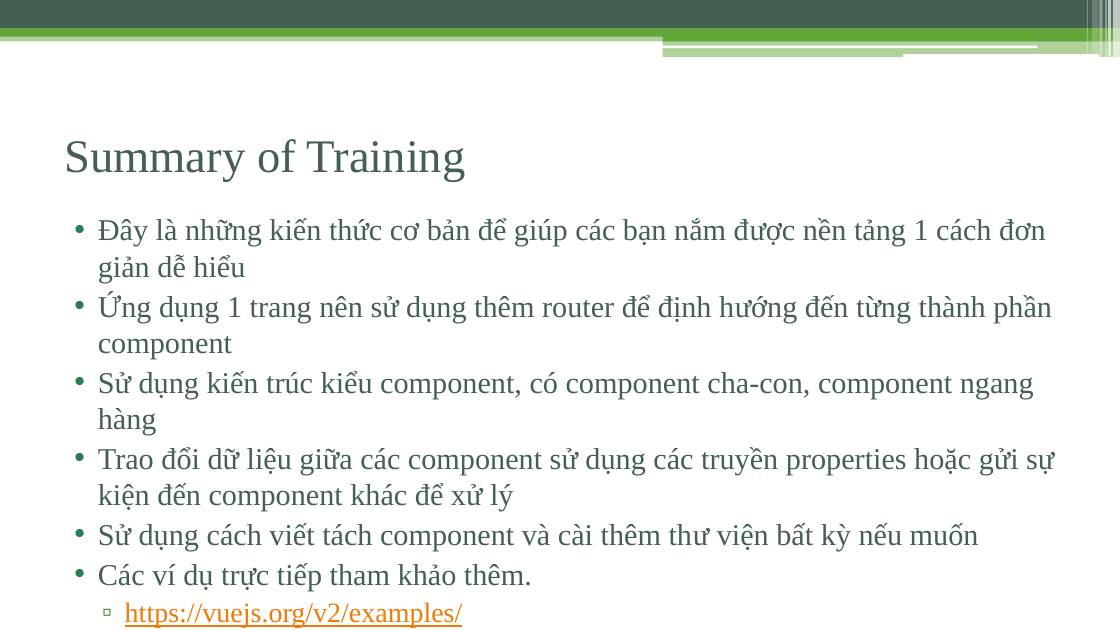
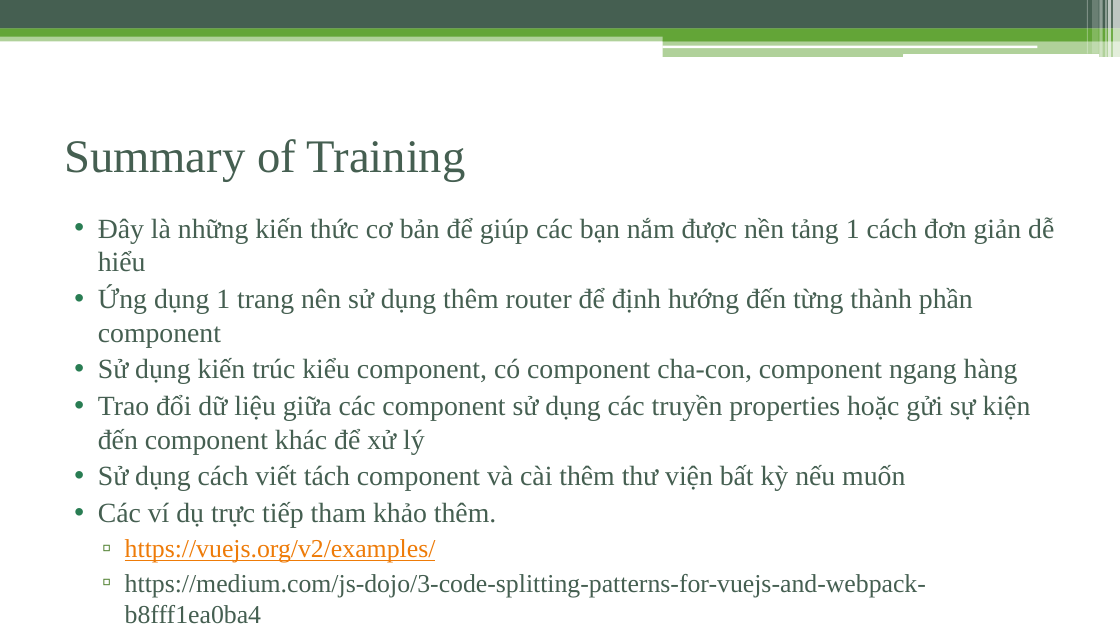
Before and after one commit to phamtuanchip/7dayswithvuejs, a slide deck: slide 49 of vuejs-2.0.pptx (slide 48 before the commit). Drawn at 1120x630 pixels with LibreOffice and Linux fonts; fonts in the diff are those of the drawing. Boxes give left, top, right and bottom in pixels: in the first picture for what was removed or moved away, otherwise in the second. Text is boxed around its words. In the diff, an @@ line names an element or a change of style, - is before the commit and + after.

Commit message:
add new slides

```diff
--- a/vuejs-2.0.pptx
+++ b/vuejs-2.0.pptx
@@ text at <box>98,217,1054,563</box>: size 25.9 to 23.8 pt in "Đây là những kiến thức cơ bản ...", "Ứng dụng 1 trang nên sử dụng ...", "Sử dụng kiến trúc kiểu component, có ...", "Trao đổi dữ liệu giữa các component ..." and 2 more places; size 24.1 to 22.1 pt in "https://vuejs.org/v2/examples/" @@
@@ text at <box>125,574,926,598</box>: paragraph added @@
+  ▫ https://medium.com/js-dojo/3-code-splitting-patterns-for-vuejs-and-webpack-b8fff1ea0ba4
```
Also in this commit, not shown: 5 other slides changed, 1 slide added, 21 other files.
